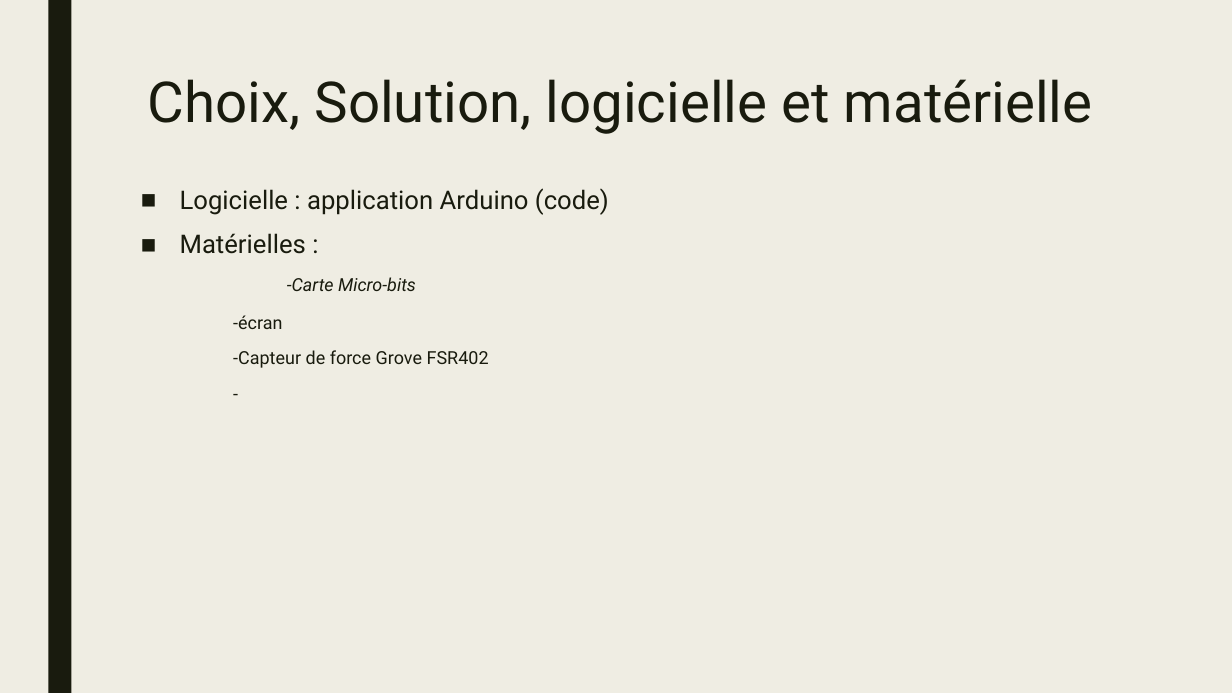
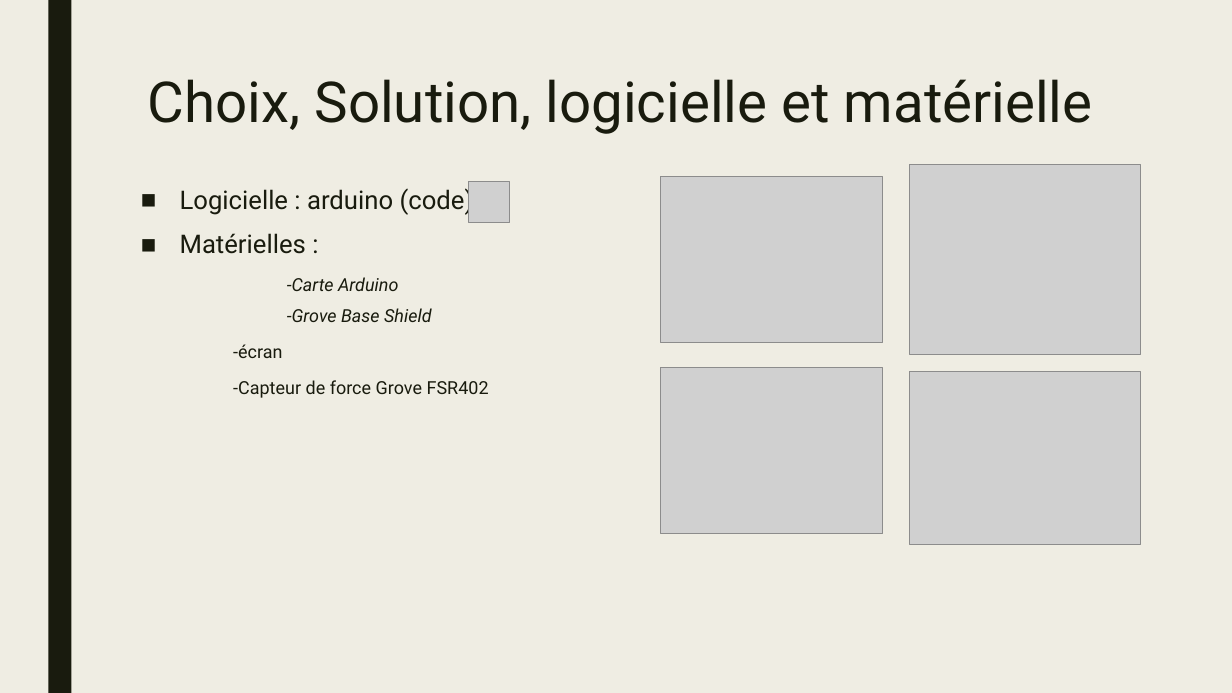
Before and after one commit to BoZhang-dev/Project-Joola, a slide deck: slide 8 of Notes/Presentation-Borui.pptx. Drawn at 1232x693 pixels with LibreOffice and Linux fonts; fonts in the diff are those of the drawing; grey boxes stand for pictures. Boxes give left, top, right and bottom in pixels: in the first picture for what was removed or moved away, otherwise in the second. Text is boxed around its words. In the diff, an @@ line names an element or a change of style, - is before the commit and + after.

```diff
--- a/Notes/Presentation-Borui.pptx
+++ b/Notes/Presentation-Borui.pptx
@@ picture added at (x1=661, y1=177, x2=883, y2=343) @@
@@ picture added at (x1=909, y1=165, x2=1141, y2=354) @@
@@ text at (x1=180, y1=186, x2=489, y2=398): paragraph removed @@
--
@@ text at (x1=180, y1=186, x2=474, y2=216): text changed @@
-■ Logicielle : application Arduino (code)
+■ Logicielle : arduino (code)
@@ picture added at (x1=469, y1=182, x2=509, y2=223) @@
@@ text at (x1=287, y1=277, x2=432, y2=322): text changed @@
-  -Carte Micro-bits
+  -Carte Arduino
+  -Grove Base Shield
@@ picture added at (x1=661, y1=368, x2=883, y2=534) @@
@@ picture added at (x1=909, y1=372, x2=1141, y2=545) @@
```
Also in this commit, not shown: 2 other slides changed, 2 other files.
